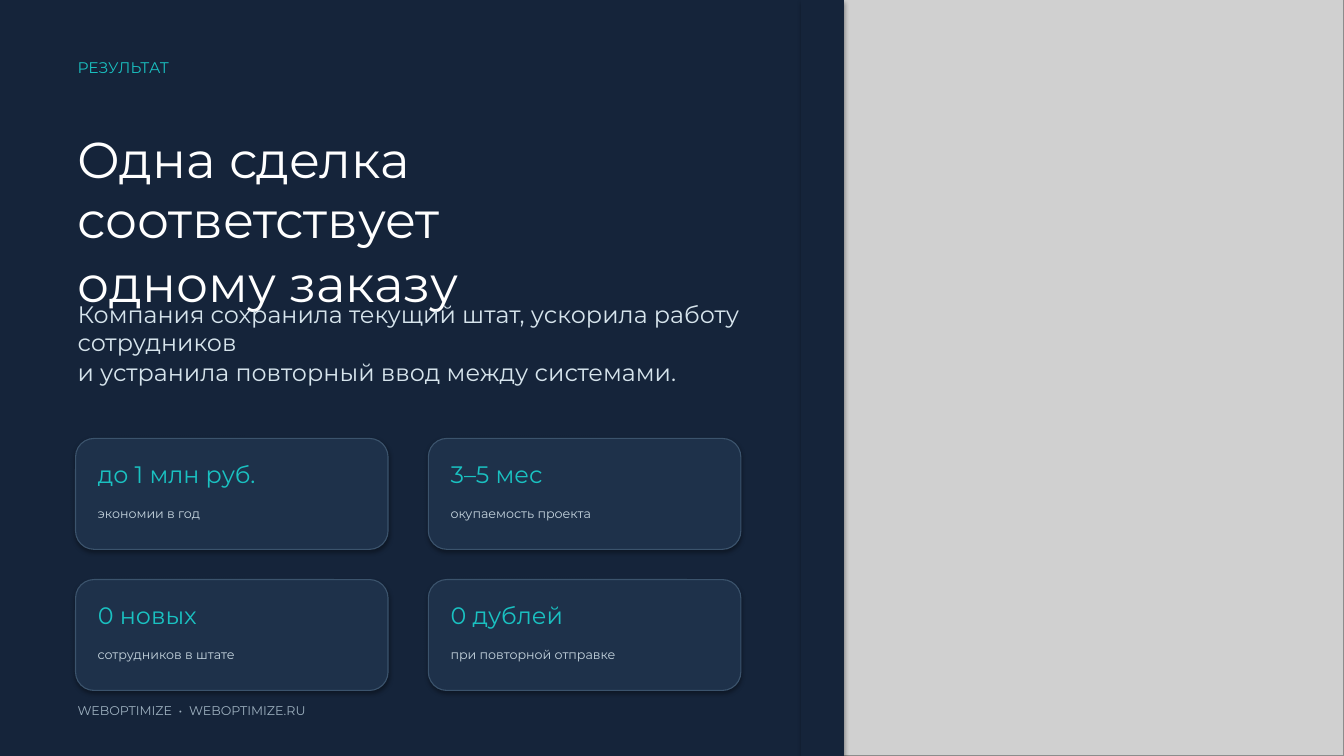
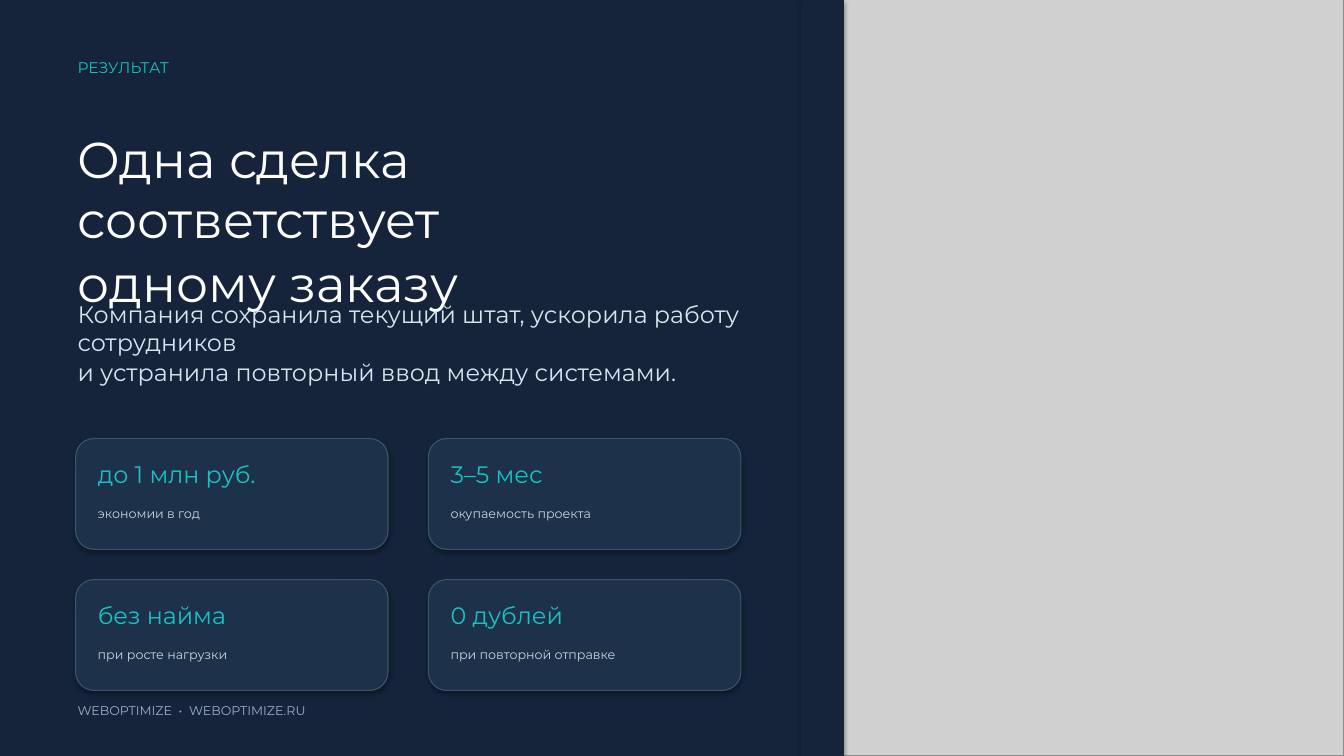
Before and after one commit to expertvizoff-cpu/ptz-steklo-case-files, a slide deck: slide 10 of downloads/ptz-steklo-weboptimize-case.pptx. Drawn at 1344x756 pixels with LibreOffice and Linux fonts; fonts in the diff are those of the drawing; grey boxes stand for pictures. Boxes give left, top, right and bottom in pixels: in the first picture for what was removed or moved away, otherwise in the second. Text is boxed around its words. In the diff, an @@ line names an element or a change of style, - is before the commit and + after.

```diff
--- a/downloads/ptz-steklo-weboptimize-case.pptx
+++ b/downloads/ptz-steklo-weboptimize-case.pptx
@@ text at bbox=[98, 606, 226, 624]: text changed @@
-0 новых
+без найма
@@ text at bbox=[98, 652, 227, 662]: text changed @@
-сотрудников в штате
+при росте нагрузки
```
Also in this commit, not shown: 5 other slides changed, 1 other file.
